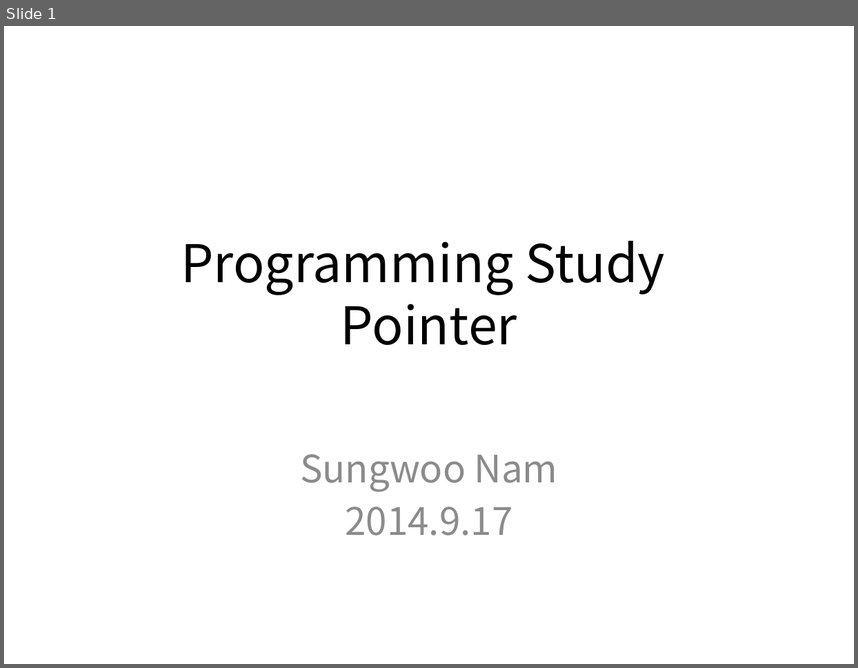
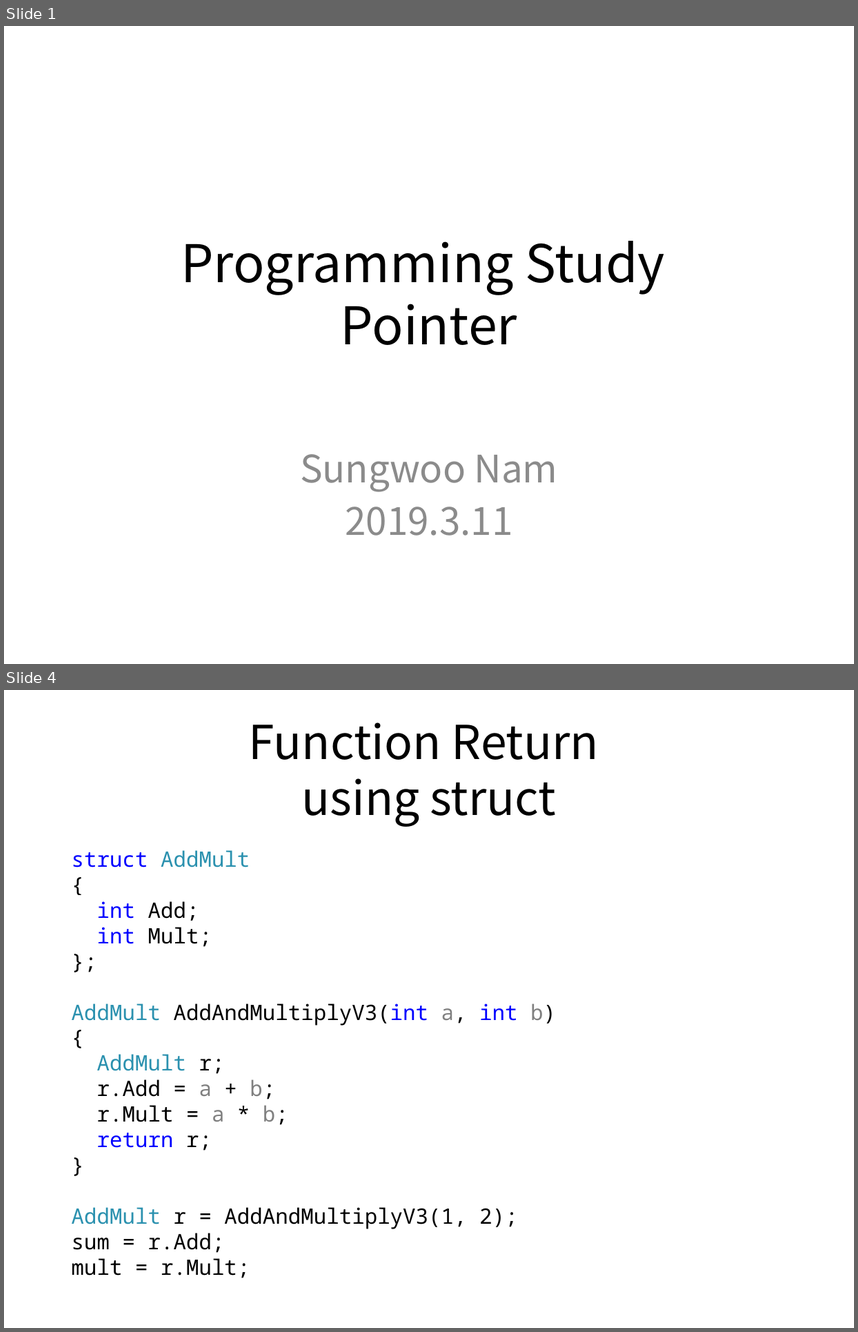
Before and after one commit to SungwooNam/ProgrammingStudy, a slide deck: src/Documents/Programming Study - Pointers.pptx. Shown one above the other, each under a label of ours: slide 1 before the commit, slides 1 and 4 after it; the slides between them are not shown. The pictures are 858x668 and 858x1332 pixels, drawn with LibreOffice and Linux fonts; fonts in the diff are those of the drawing. Boxes give left, top, right and bottom in pixels: in the first picture for what was removed or moved away, otherwise in the second. Text is boxed around its words. In the diff, an @@ line names an element or a change of style, - is before the commit and + after.

```diff
--- a/src/Documents/Programming Study - Pointers.pptx
+++ b/src/Documents/Programming Study - Pointers.pptx
@@ slide 4 added at (x1=4, y1=690, x2=854, y2=1328), background #FFFFFF @@
@@ title added at (x1=249, y1=722, x2=599, y2=827), 39.6 pt, text #000000 @@
+Function Return
+using struct
@@ text added at (x1=72, y1=850, x2=556, y2=1278), 18 pt, text #000000 @@
+struct AddMult
+{
+int Add;
+int Mult;
+};
+AddMult AddAndMultiplyV3(int a, int b)
+{
+AddMult r;
+r.Add = a + b;
+r.Mult = a * b;
+return r;
+}
+AddMult r = AddAndMultiplyV3(1, 2);
+sum = r.Add;
+mult = r.Mult;
@@ slide 1 changed as well @@
@@ subtitle at (x1=345, y1=506, x2=513, y2=535): text changed @@
-2014.9.17
+2019.3.11
```
Also in this commit, not shown: 9 other slides added, 7 slides removed, 5 other files.
